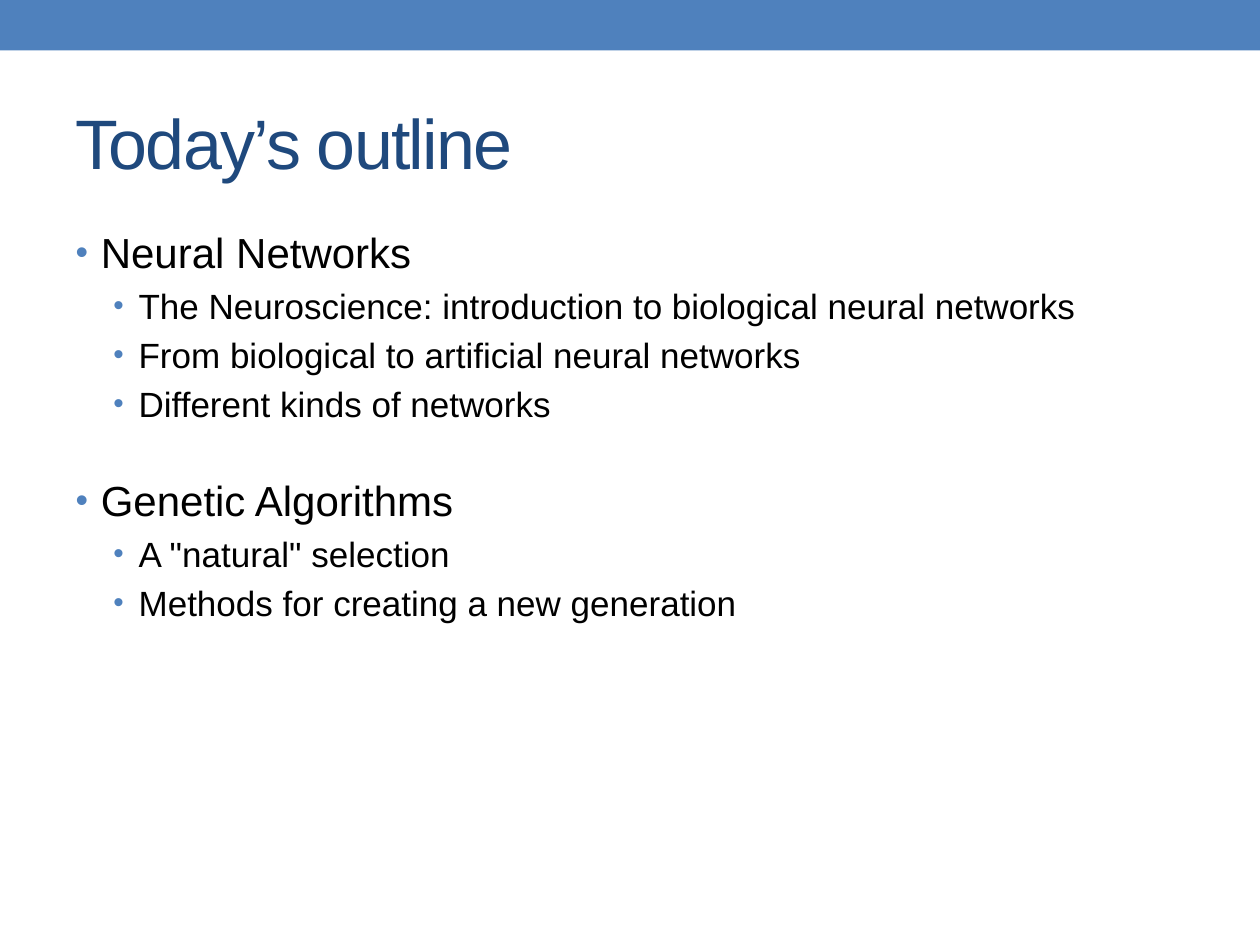
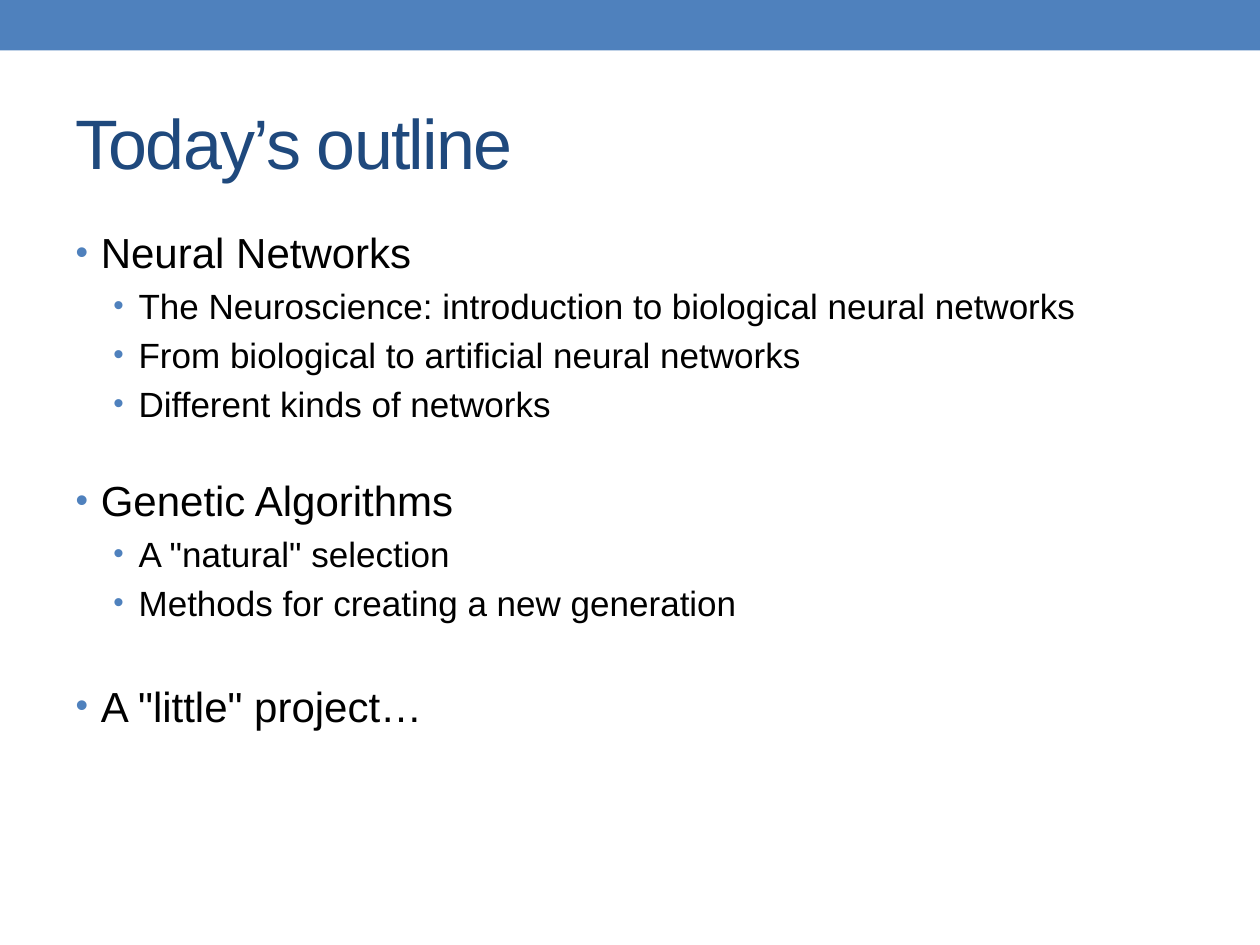
Before and after one commit to alessandrofrancesconi/carwin, a slide deck: slide 2 of presentation.pptx. Drawn at 1260x945 pixels with LibreOffice and Linux fonts; fonts in the diff are those of the drawing. Boxes give left, top, right and bottom in pixels: in the first picture for what was removed or moved away, otherwise in the second. Text is boxed around its words. In the diff, an @@ line names an element or a change of style, - is before the commit and + after.

```diff
--- a/presentation.pptx
+++ b/presentation.pptx
@@ text at (101,691,422,730): paragraph added @@
+• A "little" project…
```
Also in this commit, not shown: 6 other slides changed, 1 slide added, 9 other files.
